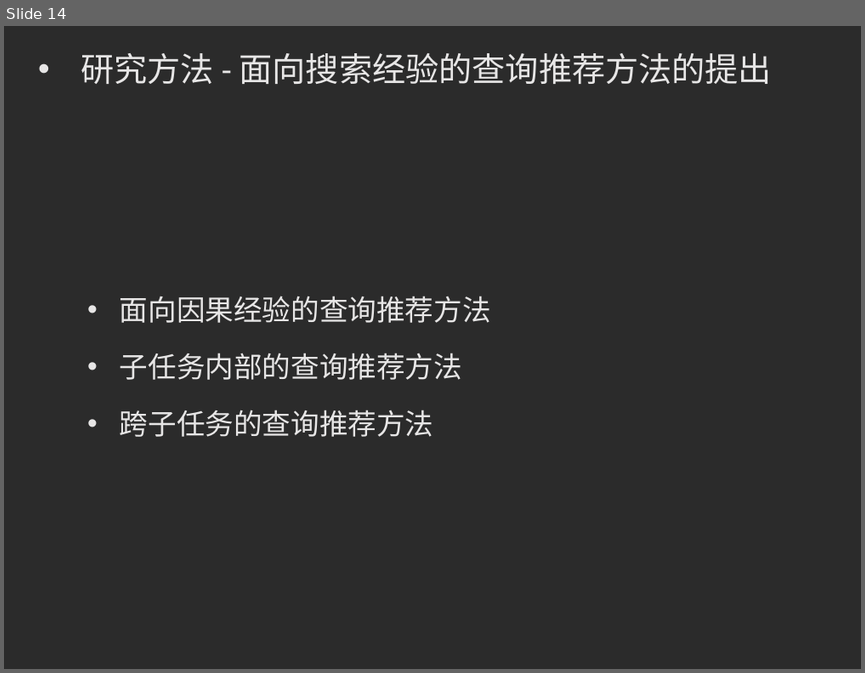
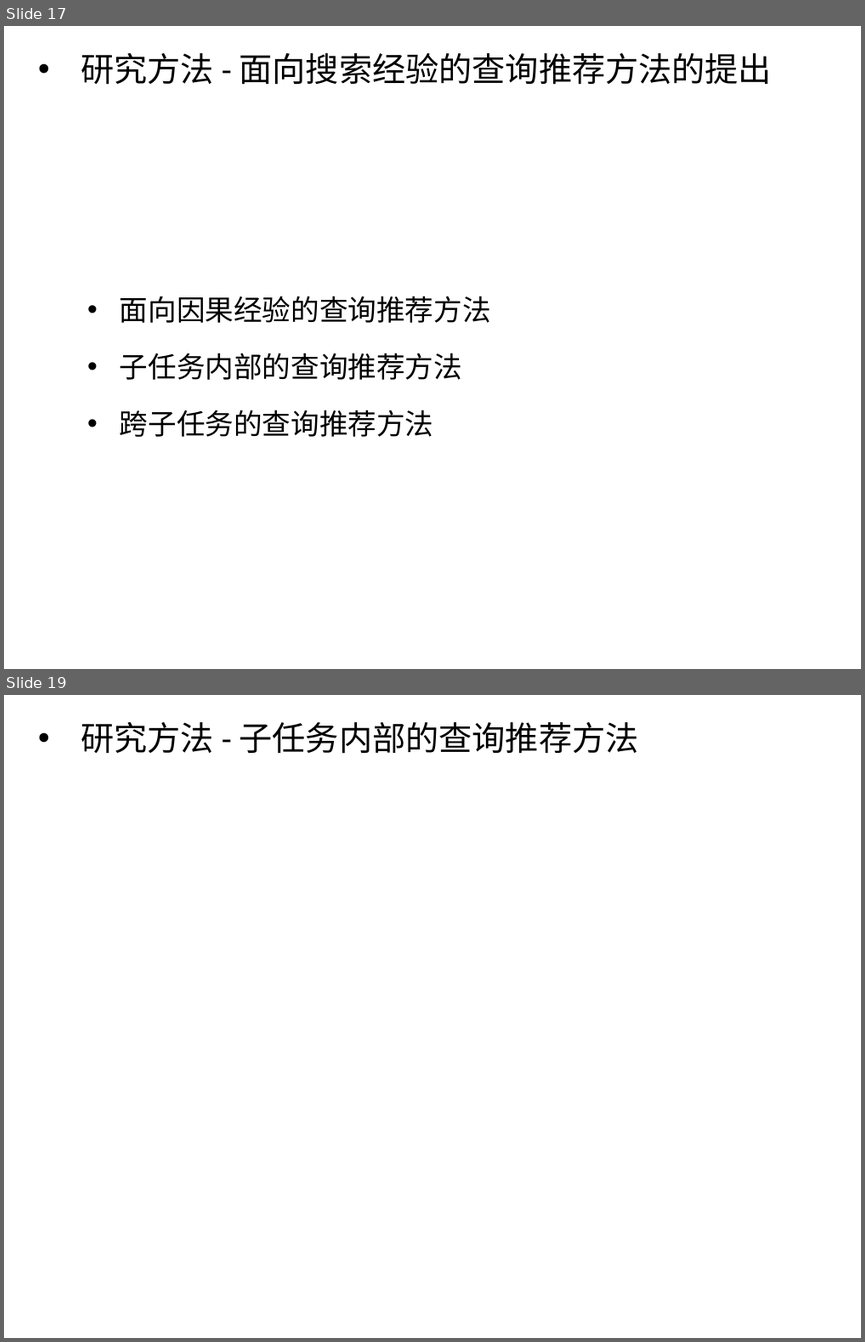
Before and after one commit to luxurymask/recommendation, a slide deck: phase5/答辩ppt.pptx. Shown one above the other, each under a label of ours: slide 14 before the commit, slides 17 and 19 after it; the slides between them are not shown. The pictures are 865x673 and 865x1342 pixels, drawn with LibreOffice and Linux fonts; fonts in the diff are those of the drawing; background and template pictures are left out; a plain dark background stands for a picture behind light text. Boxes give left, top, right and bottom in pixels: in the first picture for what was removed or moved away, otherwise in the second. Text is boxed around its words. In the diff, an @@ line names an element or a change of style, - is before the commit and + after.

Commit message:
因果经验提取算法

```diff
--- a/phase5/答辩ppt.pptx
+++ b/phase5/答辩ppt.pptx
@@ slide 19 added at (4, 695, 861, 1338), background #FFFFFF @@
@@ text added at (81, 722, 639, 754), 28 pt, text #000000 @@
+• 研究方法 - 子任务内部的查询推荐方法
@@ what was slide 14 is now slide 17 @@
@@ slide 17 changed as well @@
@@ background picture (left out) to #FFFFFF @@
@@ text colour #E7E6E6 to #000000 in 4 elements at (81, 53, 772, 84), (120, 295, 491, 323), (120, 352, 462, 380), (120, 409, 434, 437) @@
```
Also in this commit, not shown: 14 other slides changed, 6 other slides added.
